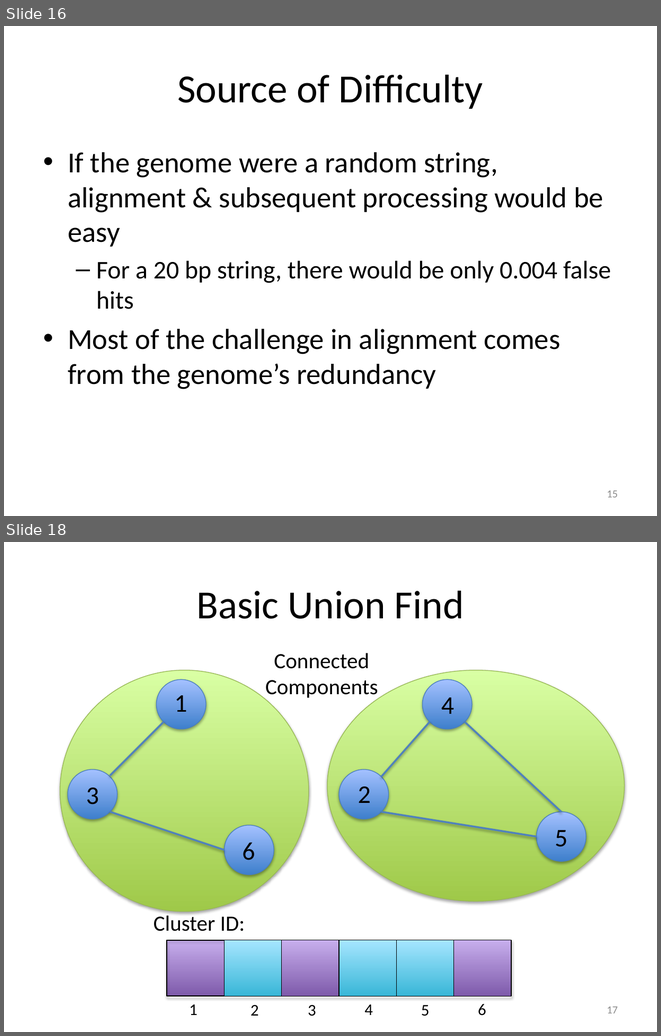
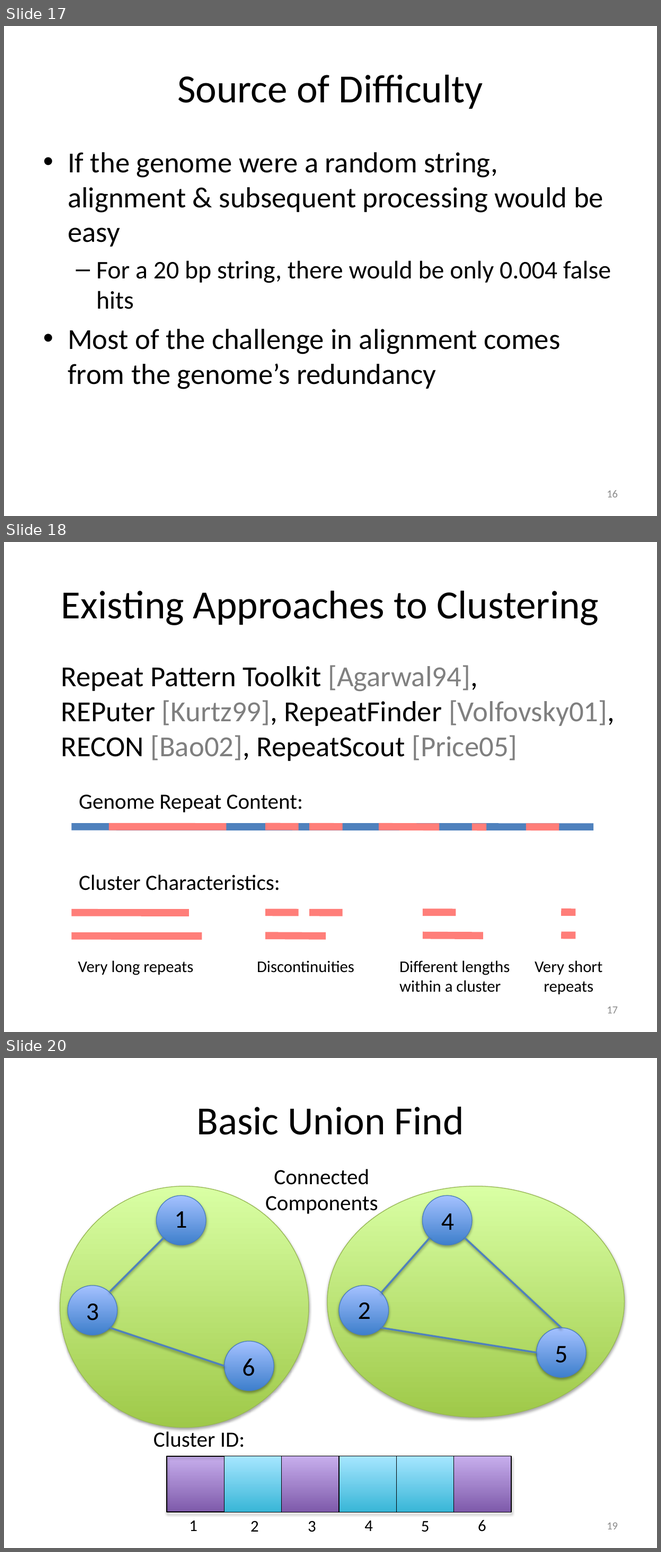
Before and after one commit to kristalcurtis/quals, a slide deck: slides/11.26.12 Quals (v2a).pptx. Shown one above the other, each under a label of ours: slides 16 and 18 before the commit, slides 17, 18 and 20 after it; the slides between them are not shown. The pictures are 661x1036 and 661x1552 pixels, drawn with LibreOffice and Linux fonts; fonts in the diff are those of the drawing. Boxes give left, top, right and bottom in pixels: in the first picture for what was removed or moved away, otherwise in the second. Text is boxed around its words. In the diff, an @@ line names an element or a change of style, - is before the commit and + after.

```diff
--- a/slides/11.26.12 Quals (v2a).pptx
+++ b/slides/11.26.12 Quals (v2a).pptx
@@ slide 18 added at (4, 542, 657, 1032), background #FFFFFF @@
@@ title added at (61, 590, 599, 625), 44 pt, text #000000 @@
+Existing Approaches to Clustering
@@ text added at (61, 665, 615, 761), 32 pt, text #000000 @@
+  Repeat Pattern Toolkit [Agarwal94],
+  REPuter [Kurtz99], RepeatFinder [Volfovsky01],
+  RECON [Bao02], RepeatScout [Price05]
@@ group added at (71, 794, 593, 827): 7 lines, 1 text @@
+Genome Repeat Content:
@@ text added at (79, 874, 280, 890), 24 pt, text #000000 @@
+Cluster Characteristics:
@@ line added from (71, 912) to (189, 912), #FF7E79 8 pt @@
@@ line added from (423, 912) to (456, 912), #FF7E79 8 pt @@
@@ line added from (561, 912) to (575, 912), #FF7E79 8 pt @@
@@ line added from (71, 936) to (202, 936), #FF7E79 8 pt @@
@@ line added from (423, 935) to (483, 935), #FF7E79 8 pt @@
@@ line added from (561, 935) to (575, 935), #FF7E79 8 pt @@
@@ text added at (78, 960, 193, 975), 18 pt, text #000000 @@
+Very long repeats
@@ group added at (257, 912, 354, 972): 3 lines, 1 text @@
+Discontinuities
@@ text added at (399, 960, 510, 992), 18 pt, text #000000 @@
+Different lengths within a cluster
@@ text added at (535, 960, 602, 994), 18 pt, text #000000 @@
+Very short repeats
@@ page number added at (607, 1006, 618, 1013), 12 pt, text #8C8C8C @@
+17
@@ what was slide 16 is now slide 17 @@
@@ page number at (607, 490, 618, 497): text changed @@
-15
+16
@@ what was slide 18 is now slide 20 @@
@@ page number at (607, 1522, 618, 1529): text changed @@
-17
+19
```
Also in this commit, not shown: 9 slides changed, 5 other slides added.
